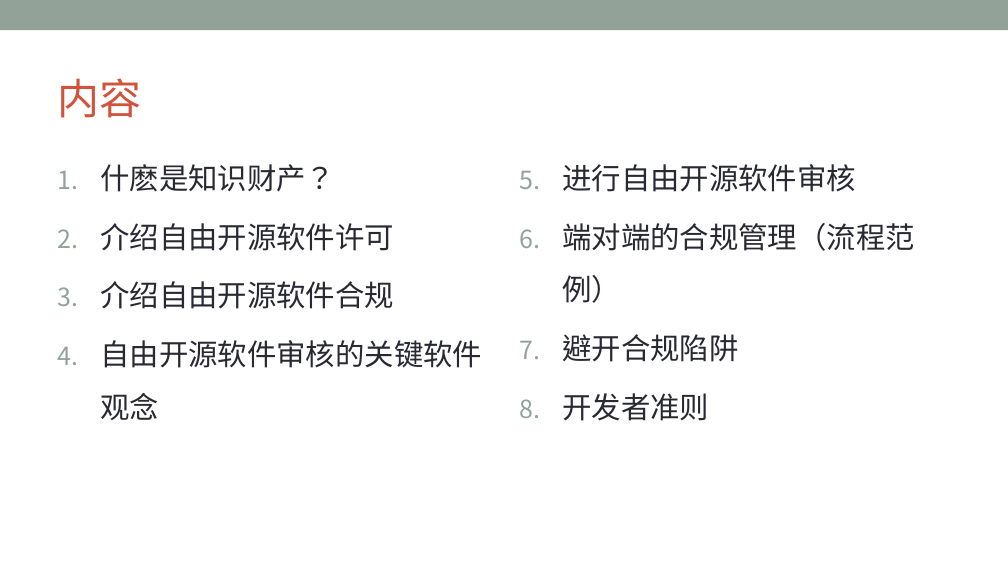
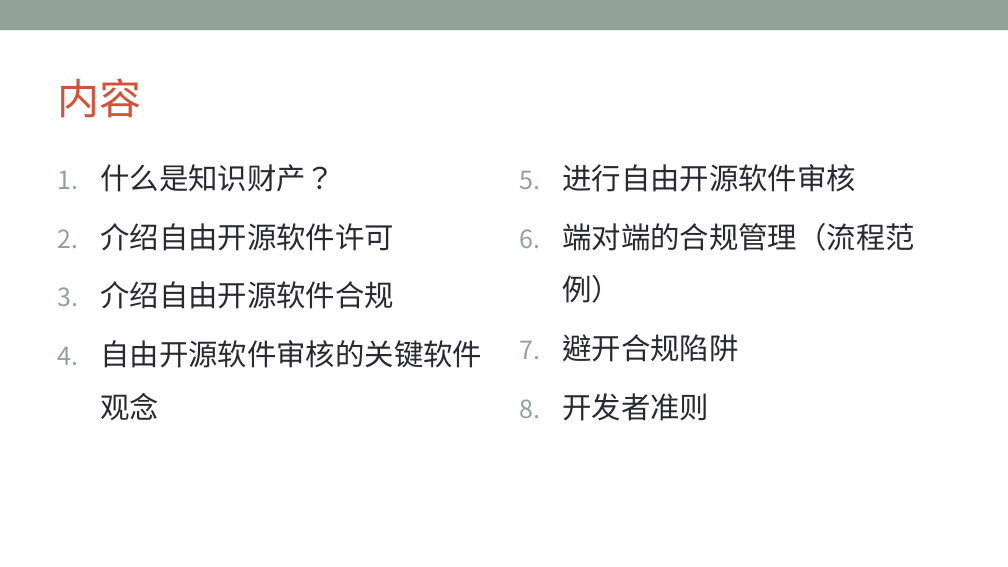
Before and after one commit to OpenChain-Project/Curriculum-Translation-zh-Hans, a slide deck: slide 3 of openchain-curriculum-for-1-1_Simplified Chinese.pptx. Drawn at 1008x567 pixels with LibreOffice and Linux fonts; fonts in the diff are those of the drawing; background and template pictures are left out. Boxes give left, top, right and bottom in pixels: in the first picture for what was removed or moved away, otherwise in the second. Text is boxed around its words. In the diff, an @@ line names an element or a change of style, - is before the commit and + after.

Commit message:
update ppt to replace 什麽 to 什么

```diff
--- a/openchain-curriculum-for-1-1_Simplified Chinese.pptx
+++ b/openchain-curriculum-for-1-1_Simplified Chinese.pptx
@@ text at (100, 164, 335, 192): text changed @@
-1. 什麽是知识财产？
+1. 什么是知识财产？
```
Also in this commit, not shown: 11 other slides changed.
